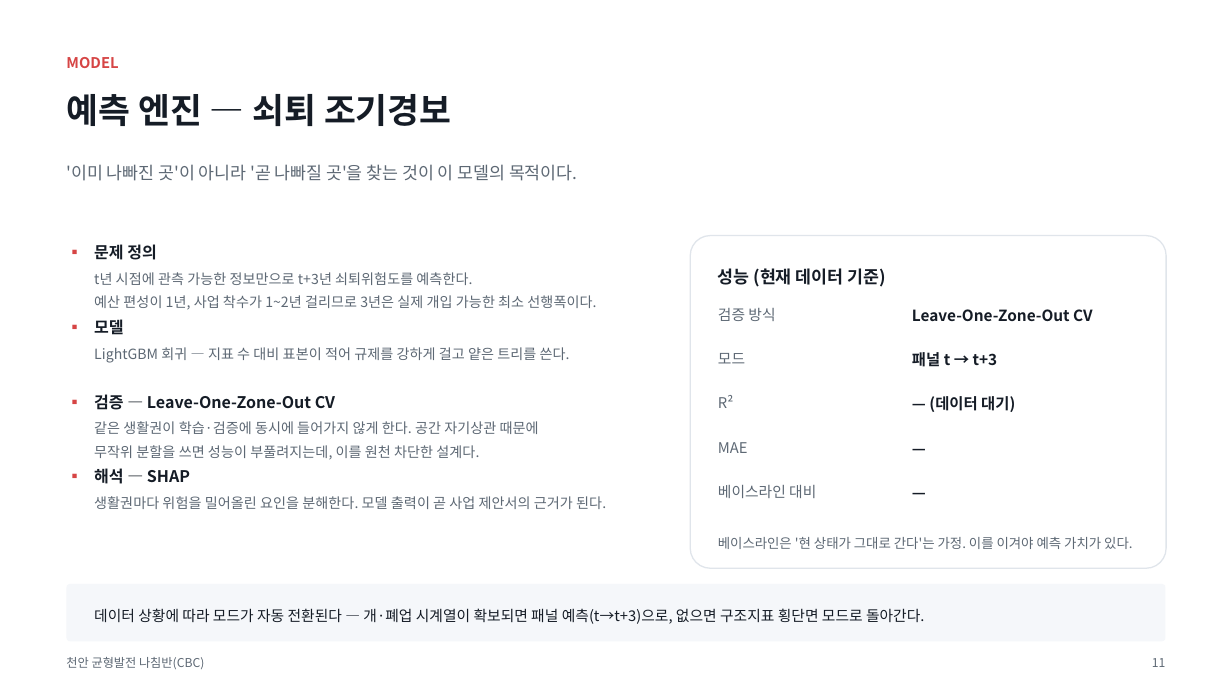
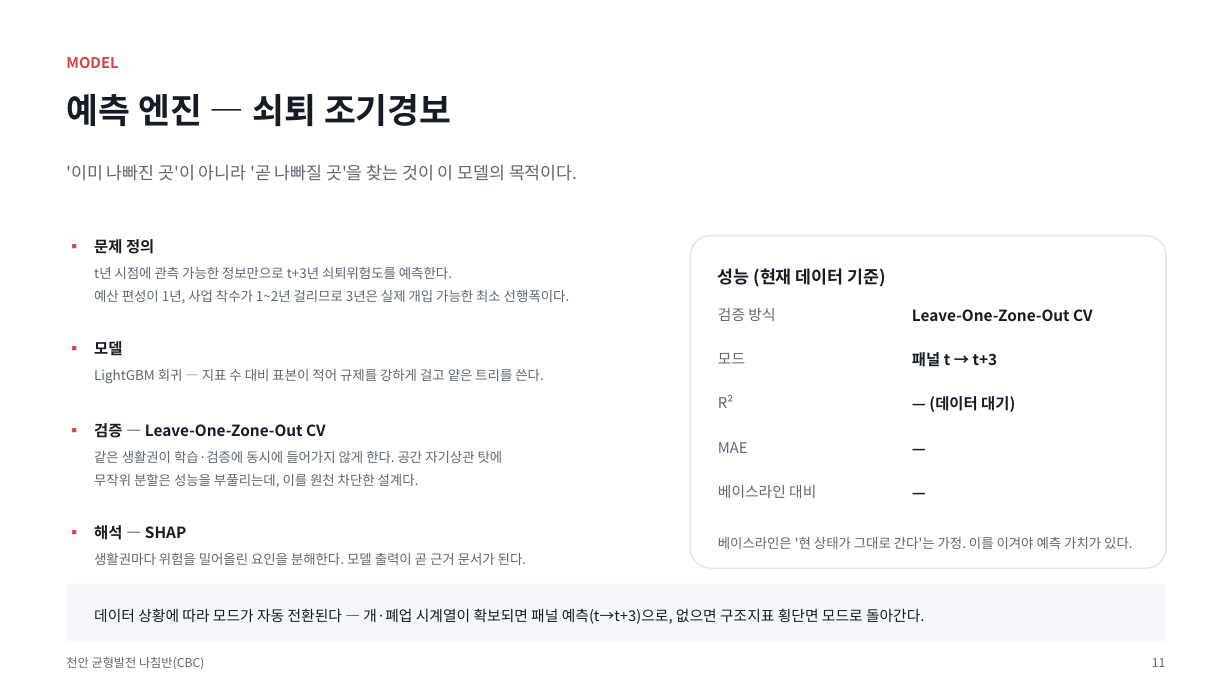
Before and after one commit to BioCode67/2026-AI-, a slide deck: slide 12 of deliverables/기획서_천안균형발전나침반_CBC.pptx. Drawn at 1232x693 pixels with LibreOffice and Linux fonts; fonts in the diff are those of the drawing. Boxes give left, top, right and bottom in pixels: in the first picture for what was removed or moved away, otherwise in the second. Text is boxed around its words. In the diff, an @@ line names an element or a change of style, - is before the commit and + after.

```diff
--- a/deliverables/기획서_천안균형발전나침반_CBC.pptx
+++ b/deliverables/기획서_천안균형발전나침반_CBC.pptx
@@ text "t년 시점에 관측 가능한 정보만으로 ..." at box(94, 267, 570, 303): size 11 to 10.5 pt; line spacing 1.4 to 1.42 @@
@@ text "▪": place and size @@
-text "▪" at box(67, 311, 90, 338)
+text "▪" at box(67, 333, 90, 360)
@@ text "모델": place and size @@
-text "모델" at box(94, 319, 123, 335)
+text "모델" at box(94, 341, 122, 356)
@@ text "LightGBM 회귀 — 지표 수 ..." at box(94, 369, 543, 384): size 11 to 10.5 pt; line spacing 1.4 to 1.42 @@
@@ text "LightGBM 회귀 — 지표 수 ...": place and size @@
-text "LightGBM 회귀 — 지표 수 ..." at box(94, 347, 570, 363)
+text "LightGBM 회귀 — 지표 수 ..." at box(94, 369, 543, 384)
@@ text "▪": place and size @@
-text "▪" at box(67, 385, 90, 413)
+text "▪" at box(67, 415, 90, 443)
@@ text "검증 — Leave-One-Zone-Out CV": place and size @@
-text "검증 — Leave-One-Zone-Out CV" at box(94, 394, 335, 410)
+text "검증 — Leave-One-Zone-Out CV" at box(94, 423, 326, 438)
@@ text at box(94, 451, 503, 487): text changed; size 11 to 10.5 pt @@
-같은 생활권이 학습·검증에 동시에 들어가지 않게 한다. 공간 자기상관 때문에
-무작위 분할을 쓰면 성능이 부풀려지는데, 이를 원천 차단한 설계다.
+같은 생활권이 학습·검증에 동시에 들어가지 않게 한다. 공간 자기상관 탓에
+무작위 분할은 성능을 부풀리는데, 이를 원천 차단한 설계다.
@@ size 12.5 to 12 pt in 8 elements at box(94, 239, 154, 254), box(94, 341, 122, 356), box(94, 423, 326, 438), box(94, 525, 186, 540), box(67, 231, 90, 259), box(67, 333, 90, 360), box(67, 415, 90, 443), box(67, 517, 90, 544) @@
@@ text "▪": place and size @@
-text "▪" at box(67, 460, 90, 488)
+text "▪" at box(67, 517, 90, 544)
@@ text "해석 — SHAP": place and size @@
-text "해석 — SHAP" at box(94, 468, 190, 484)
+text "해석 — SHAP" at box(94, 525, 186, 540)
@@ text at box(94, 553, 526, 565): text changed; size 11 to 10.5 pt @@
-생활권마다 위험을 밀어올린 요인을 분해한다. 모델 출력이 곧 사업 제안서의 근거가 된다.
+생활권마다 위험을 밀어올린 요인을 분해한다. 모델 출력이 곧 근거 문서가 된다.
```
Also in this commit, not shown: 7 other slides changed, 3 other files.
